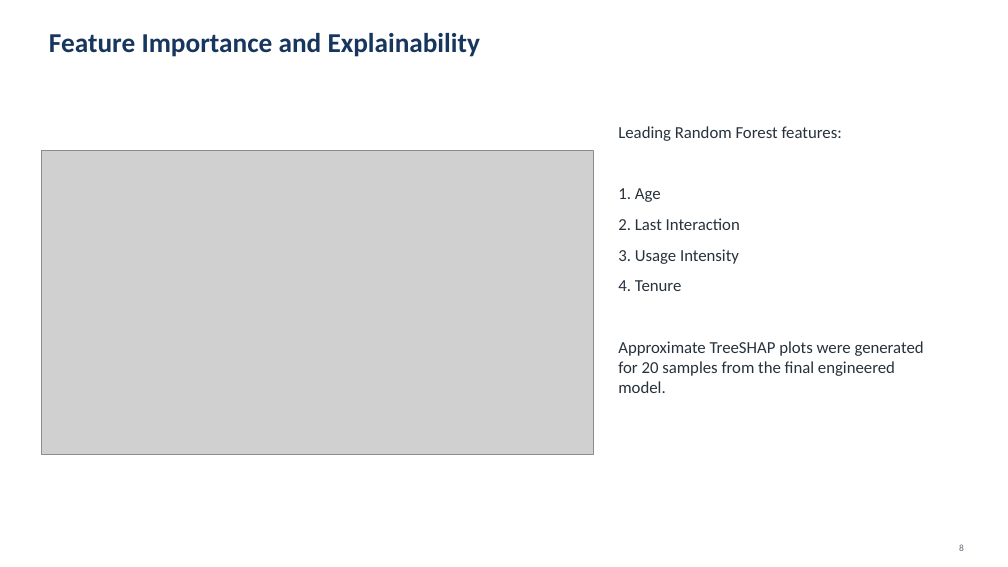
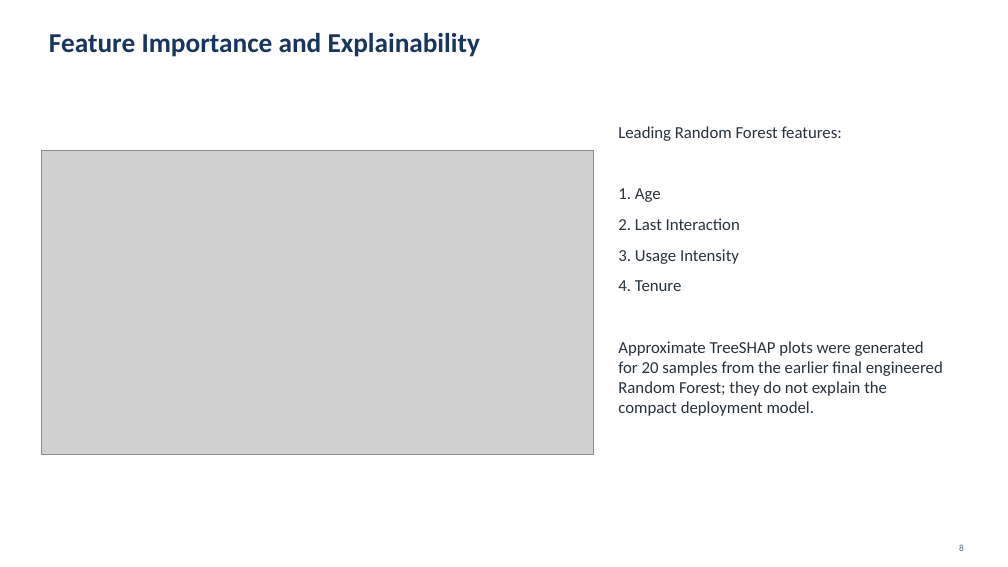
Before and after one commit to sathwickah007-lgtm/Customer_Churn_Prediction, a slide deck: slide 8 of Customer_Churn_Prediction_Project_Presentation.pptx. Drawn at 1008x567 pixels with LibreOffice and Linux fonts; fonts in the diff are those of the drawing; grey boxes stand for pictures. Boxes give left, top, right and bottom in pixels: in the first picture for what was removed or moved away, otherwise in the second. Text is boxed around its words. In the diff, an @@ line names an element or a change of style, - is before the commit and + after.

```diff
--- a/Customer_Churn_Prediction_Project_Presentation.pptx
+++ b/Customer_Churn_Prediction_Project_Presentation.pptx
@@ text at (618,341,943,416): text changed @@
-Approximate TreeSHAP plots were generated for 20 samples from the final engineered model.
+Approximate TreeSHAP plots were generated for 20 samples from the earlier final engineered Random Forest; they do not explain the compact deployment model.
```
Also in this commit, not shown: 1 other slide changed, 1 other file.
